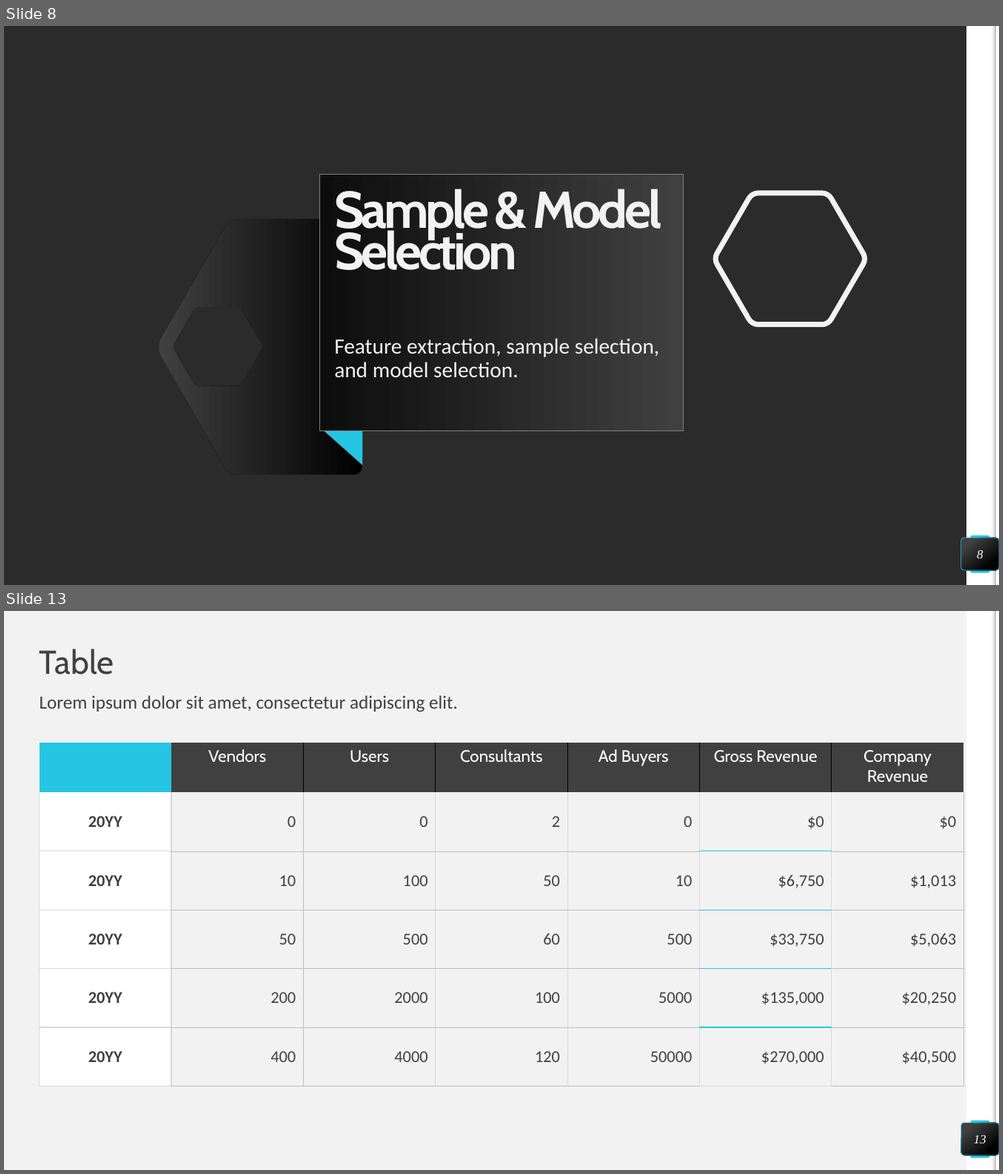
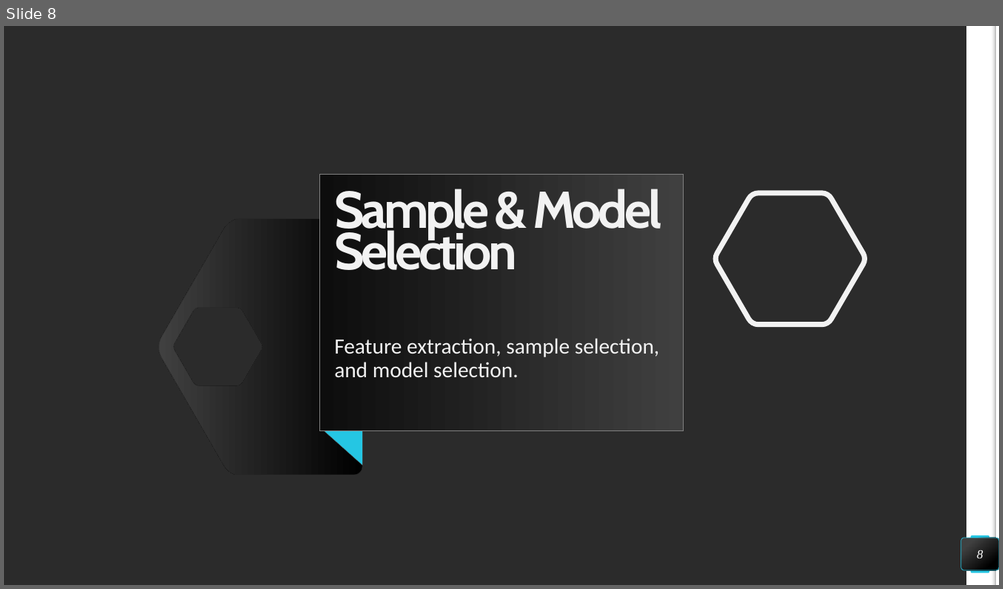
Before and after one commit to differentiablef/london-power-analysis, a slide deck: Final Project - Classifying User Affluence.pptx. Shown one above the other, each under a label of ours: slides 8 and 13 before the commit, slide 8 after it; the slides between them are not shown. The pictures are 1003x1174 and 1003x589 pixels, drawn with LibreOffice and Linux fonts; fonts in the diff are those of the drawing; background and template pictures are left out; a plain dark background stands for a picture behind light text. Boxes give left, top, right and bottom in pixels: in the first picture for what was removed or moved away, otherwise in the second. Text is boxed around its words. In the diff, an @@ line names an element or a change of style, - is before the commit and + after.

```diff
--- a/Final Project - Classifying User Affluence.pptx
+++ b/Final Project - Classifying User Affluence.pptx
@@ slide 13 removed at box(4, 611, 999, 1170), background #F2F2F2; not listed: 4 template elements that a slide beside it also shows @@
@@ title removed at box(40, 649, 114, 675) @@
-Table
@@ text removed at box(40, 695, 458, 712) @@
-Lorem ipsum dolor sit amet, consectetur adipiscing elit.
@@ table removed at box(39, 743, 964, 1087), 6 rows, 7 columns @@
- | Vendors | Users | Consultants | Ad Buyers | Gross Revenue | Company Revenue
-20YY | 0 | 0 | 2 | 0 | $0 | $0
-20YY | 10 | 100 | 50 | 10 | $6,750 | $1,013
-20YY | 50 | 500 | 60 | 500 | $33,750 | $5,063
-20YY | 200 | 2000 | 100 | 5000 | $135,000 | $20,250
-20YY | 400 | 4000 | 120 | 50000 | $270,000 | $40,500
@@ page number removed at box(962, 1123, 999, 1156) @@
-13
```
Also in this commit, not shown: 3 slides changed, 3 slides added, 6 other slides removed.
